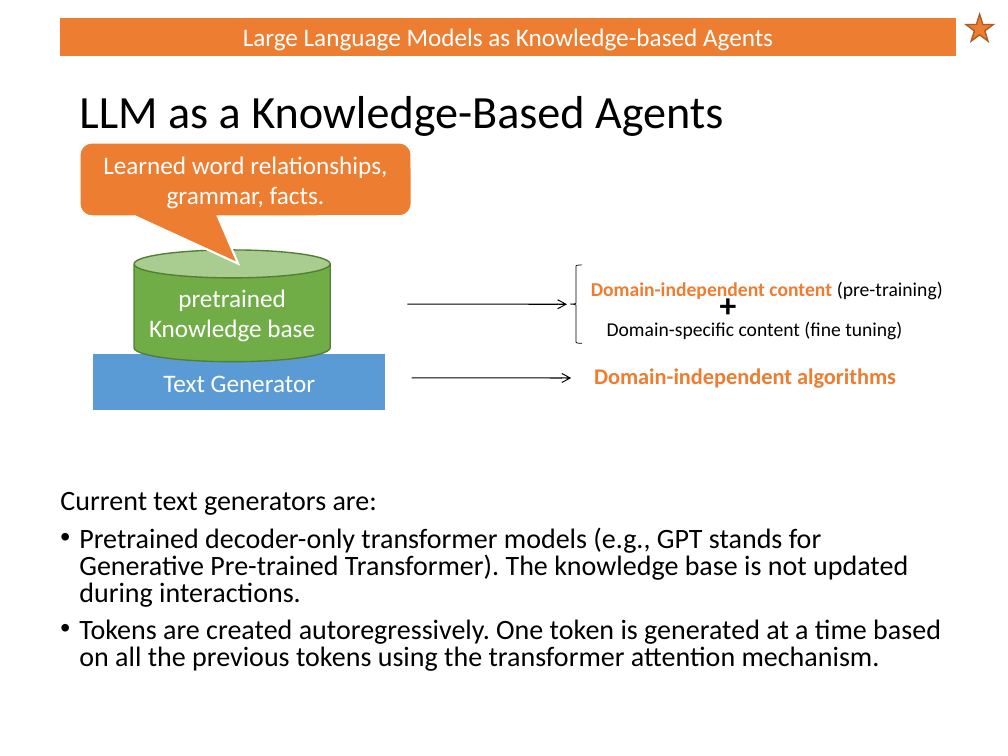
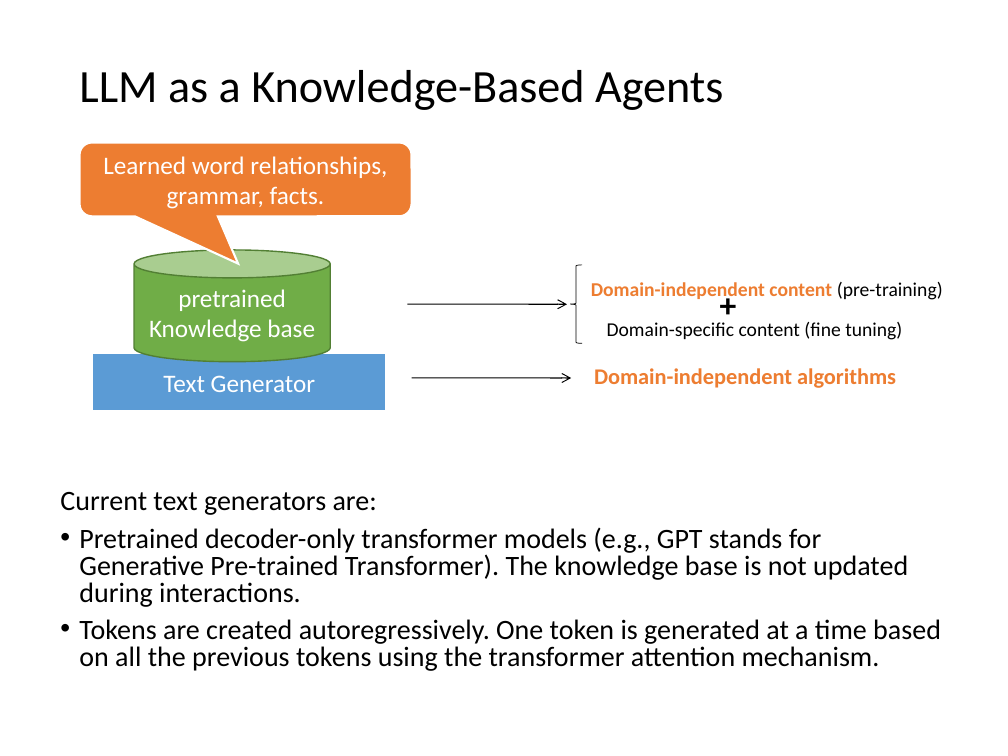
Before and after one commit to mhahsler/CS7320-AI, a slide deck: slide 12 of slides/07_knowledge-based.pptx (slide 40 before the commit). Drawn at 1008x756 pixels with LibreOffice and Linux fonts; fonts in the diff are those of the drawing. Boxes give left, top, right and bottom in pixels: in the first picture for what was removed or moved away, otherwise in the second. Text is boxed around its words. In the diff, an @@ line names an element or a change of style, - is before the commit and + after.

```diff
--- a/slides/07_knowledge-based.pptx
+++ b/slides/07_knowledge-based.pptx
@@ rectangle removed at bbox=[58, 17, 958, 57] @@
-Large Language Models as Knowledge-based Agents
@@ star removed at bbox=[966, 14, 993, 41] @@
@@ title "LLM as a Knowledge-Based Agents": place and size @@
-title "LLM as a Knowledge-Based Agents" at bbox=[79, 96, 723, 136]
+title "LLM as a Knowledge-Based Agents" at bbox=[79, 70, 723, 110]
```
Also in this commit, not shown: 26 other slides changed, 10 slides added, 5 slides removed, 2 other files.
